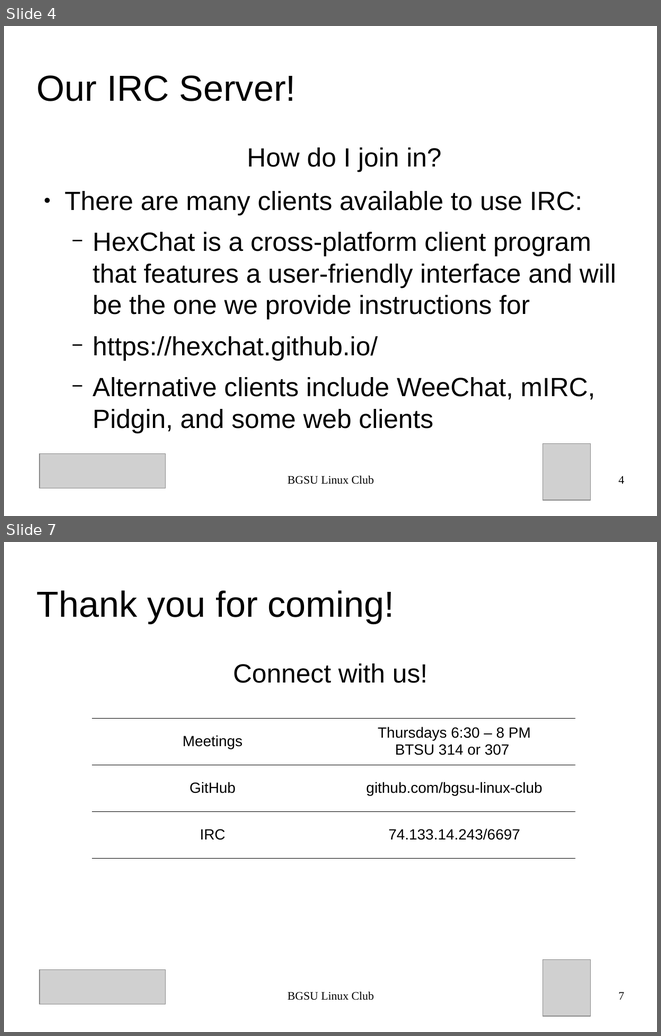
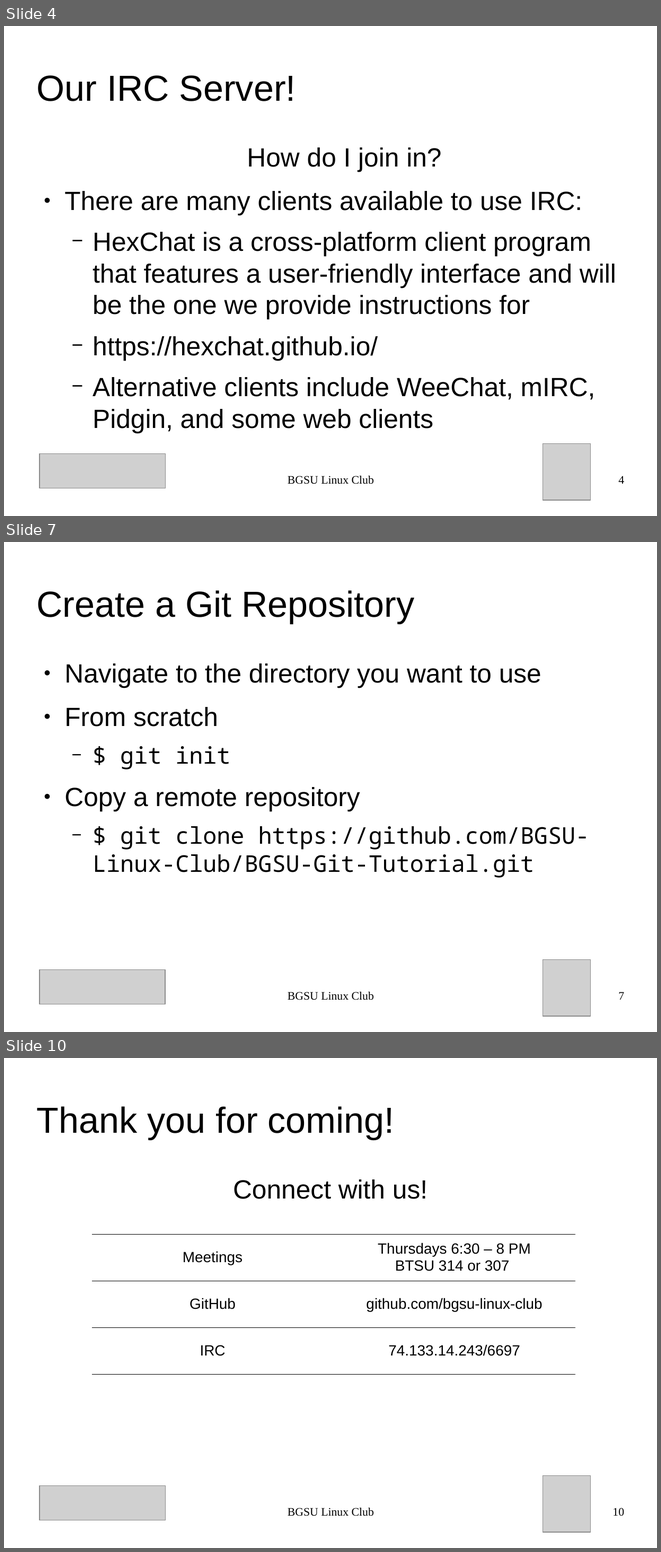
Before and after one commit to BGSU-Linux-Club/BGSU-Git-Tutorial, a slide deck: presentation.odp. Shown one above the other, each under a label of ours: slides 4 and 7 before the commit, slides 4, 7 and 10 after it; the slides between them are not shown. The pictures are 661x1036 and 661x1552 pixels, drawn with LibreOffice and Linux fonts; fonts in the diff are those of the drawing; grey boxes stand for pictures. Boxes give left, top, right and bottom in pixels: in the first picture for what was removed or moved away, otherwise in the second. Text is boxed around its words. In the diff, an @@ line names an element or a change of style, - is before the commit and + after.

```diff
--- a/presentation.odp
+++ b/presentation.odp
@@ slide 7 added at box(4, 542, 657, 1032), background #FFFFFF @@
@@ title added at box(37, 590, 414, 623), 44 pt, text #000000 @@
+Create a Git Repository
@@ text added at box(64, 663, 590, 877), 28 pt, text #000000 @@
+● Navigate to the directory you want to use
+● From scratch
+  − $ git init
+● Copy a remote repository
+  − $ git clone https://github.com/BGSU-Linux-Club/BGSU-Git-Tutorial.git
@@ picture added at box(40, 970, 165, 1004) @@
@@ picture added at box(543, 960, 591, 1016) @@
@@ text added at box(288, 991, 374, 1000), 14 pt, text #000000 @@
+BGSU Linux Club
@@ page number added at box(618, 991, 624, 999), 14 pt, text #000000 @@
+7
@@ what was slide 7 is now slide 10 @@
@@ page number at box(612, 1507, 624, 1516): text changed @@
-7
+10
```
Also in this commit, not shown: 1 slide changed, 3 other slides added, 1 slide removed, 2 other files.
